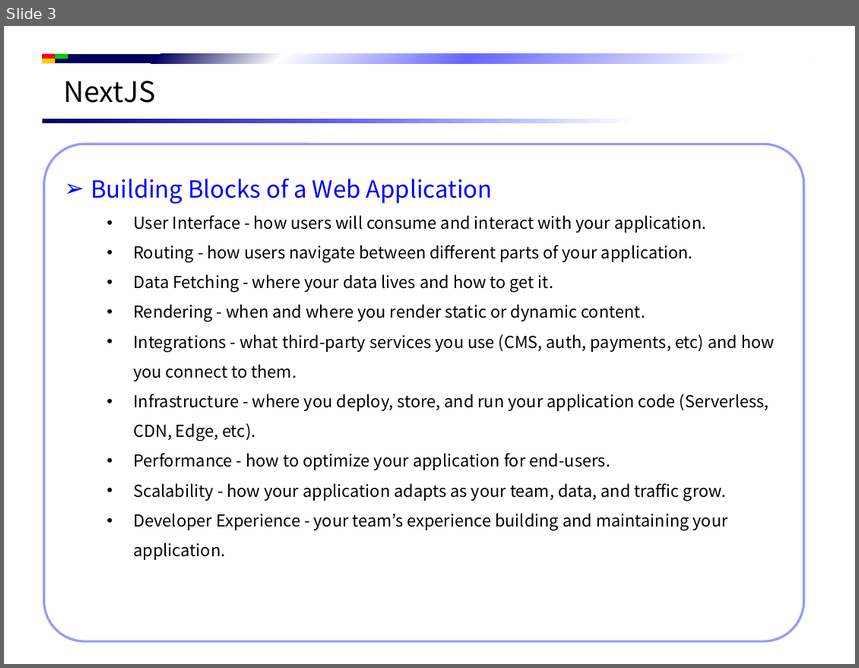
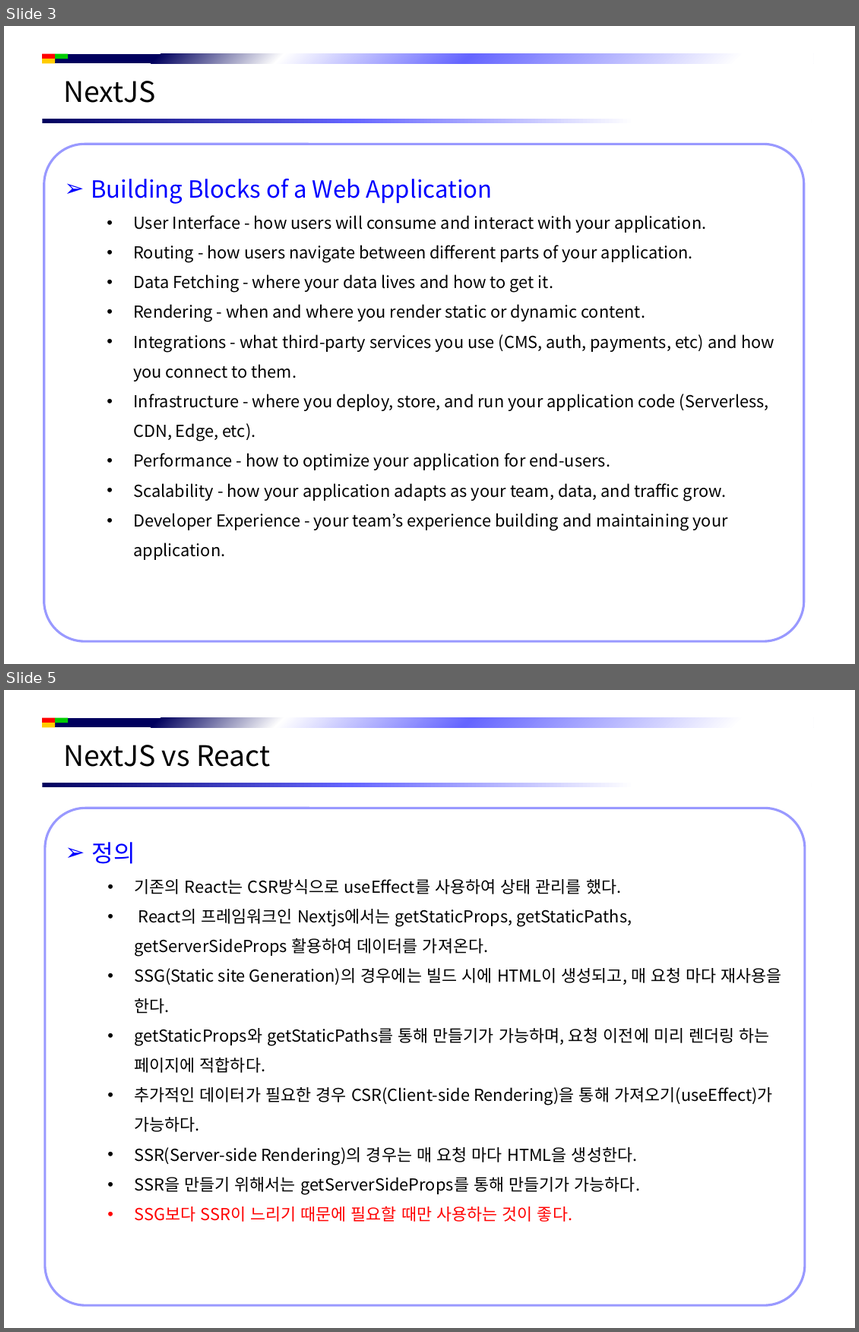
Before and after one commit to jsh-1235/Document, a slide deck: Front-End/NextJS/NextJS 시작하기.pptx. Shown one above the other, each under a label of ours: slide 3 before the commit, slides 3 and 5 after it; the slides between them are not shown. The pictures are 859x668 and 859x1332 pixels, drawn with LibreOffice and Linux fonts; fonts in the diff are those of the drawing; background and template pictures are left out. Boxes give left, top, right and bottom in pixels: in the first picture for what was removed or moved away, otherwise in the second. Text is boxed around its words. In the diff, an @@ line names an element or a change of style, - is before the commit and + after.

```diff
--- a/Front-End/NextJS/NextJS 시작하기.pptx
+++ b/Front-End/NextJS/NextJS 시작하기.pptx
@@ slide 5 added at [4, 690, 855, 1328], background #FFFFFF; not listed: 5 template elements that a slide beside it also shows @@
@@ text added at [63, 745, 270, 767], 24 pt, text #000000 @@
+NextJS vs React
@@ rounded rectangle added at [45, 809, 805, 1306], fill #FFFFFF, outline #9999FF 2 pt, 14 pt, text #000000 @@
+➢ 정의
+  • 기존의 React는 CSR방식으로 useEffect를 사용하여 상태 관리를 했다.
+  • React의 프레임워크인 Nextjs에서는 getStaticProps, getStaticPaths, getServerSideProps 활용하여 데이터를 가져온다.
+  • SSG(Static site Generation)의 경우에는 빌드 시에 HTML이 생성되고, 매 요청 마다 재사용을 한다.
+  • getStaticProps와 getStaticPaths를 통해 만들기가 가능하며, 요청 이전에 미리 렌더링 하는 페이지에 적합하다.
+  • 추가적인 데이터가 필요한 경우 CSR(Client-side Rendering)을 통해 가져오기(useEffect)가 가능하다.
+  • SSR(Server-side Rendering)의 경우는 매 요청 마다 HTML을 생성한다.
+  • SSR을 만들기 위해서는 getServerSideProps를 통해 만들기가 가능하다.
+  • SSG보다 SSR이 느리기 때문에 필요할 때만 사용하는 것이 좋다.
```
Also in this commit, not shown: 7 other slides added, 4 other files.
